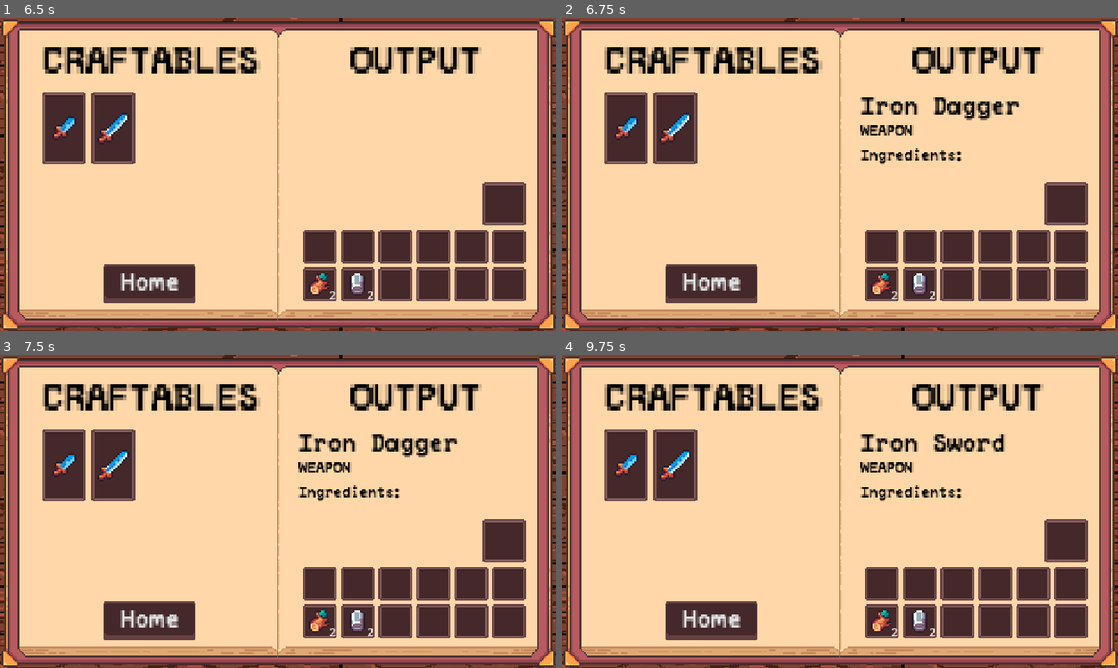
Above: before the commit, frames 1-4 (two rows, left to right).
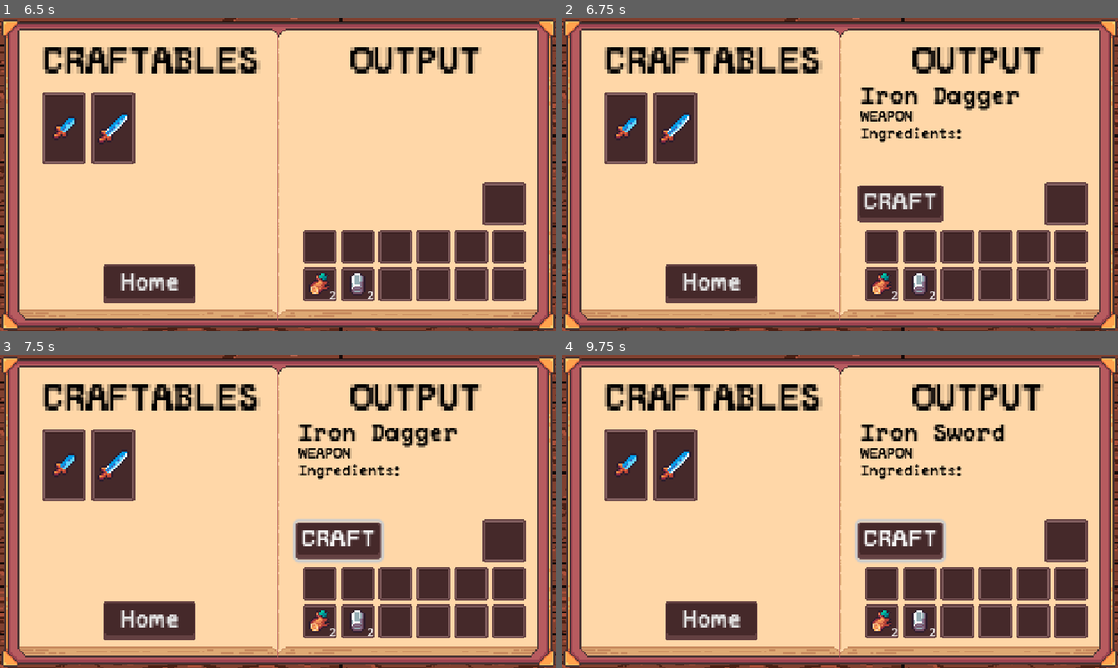
Above: after the commit, the same moments.

Repository: Blortlett/GodotIdle
Game: Godot game, scene res://Scenes/GuiNode.tscn
The game is run twice, just before and just after one commit, with the same random seed, the same clock (stepped at 60 frames per second) and the same inputs.
Inputs (mouse positions are in pixels of both pictures, inside the frame that each line leads up to):
- Up to frame 1 (6.5 s): click "Craft" at 0.5 s; click "Home" at 1.25 s; click "Store" at 2 s; click "Home" at 2.75 s; click "Explore" at 3.5 s; click "Sunny Meadow" at 4.25 s; click "Home" at 5 s; click "Craft" at 5.75 s
- Up to frame 2 (6.75 s): tap Enter at 6.5 s; drag from (623, 127) to (895, 105) at 6.52 s
- Up to frame 3 (7.5 s): click (339, 539) at 7.25 s, where only the run after the commit has a clickable "CRAFT"
- Up to frame 4 (9.75 s): click (901, 539) at 8 s, where only the run after the commit has a clickable "CRAFT"; click (901, 539) at 8.75 s, where only the run after the commit has a clickable "CRAFT"; tap Space at 9.5 s; drag from (673, 464) to (812, 574) at 9.52 s

Frame 1 is identical in both runs. In frame 2, 4.4% of the frame differs, in the area x 53-83%, y 22-66%; in frame 3, 4.8%, in the area x 52-83%, y 22-67%; in frame 4, 4.6%.

Commit message:
Added craft button and aligned CraftUI

Diff:
--- a/UI/ButtonUI/nButtonUI.tscn
+++ b/UI/ButtonUI/nButtonUI.tscn
@@ -1,13 +1,10 @@
-[gd_scene load_steps=5 format=3 uid="uid://cw6wtuw8h4nqc"]
+[gd_scene load_steps=4 format=3 uid="uid://cw6wtuw8h4nqc"]
 
 [ext_resource type="Texture2D" uid="uid://kqhn0hwcpnid" path="res://Art/TravelBookUI/AnimatedSprites/Button/UI_TravelBook_Button01a_4.png" id="1_ixhkc"]
 [ext_resource type="FontFile" uid="uid://bhkd6t2hvac7k" path="res://Art/Fonts/PeaberryBase.ttf" id="2_6hh5t"]
 
 [sub_resource type="Theme" id="Theme_ixhkc"]
 default_font = ExtResource("2_6hh5t")
-
-[sub_resource type="LabelSettings" id="LabelSettings_4moh0"]
-font = ExtResource("2_6hh5t")
 
 [node name="Button" type="Button"]
 texture_filter = 1
@@ -40,17 +37,3 @@
 patch_margin_top = 5
 patch_margin_right = 5
 patch_margin_bottom = 5
-
-[node name="Label" type="Label" parent="."]
-visible = false
-texture_filter = 1
-layout_mode = 1
-anchors_preset = 15
-anchor_right = 1.0
-anchor_bottom = 1.0
-grow_horizontal = 2
-grow_vertical = 2
-text = "Sunny Meadow"
-label_settings = SubResource("LabelSettings_4moh0")
-horizontal_alignment = 1
-vertical_alignment = 1
--- a/UI/CraftMenuUI/CraftingDescription/nCraftOutputDescription.tscn
+++ b/UI/CraftMenuUI/CraftingDescription/nCraftOutputDescription.tscn
@@ -1,13 +1,14 @@
-[gd_scene load_steps=4 format=3 uid="uid://dvd6owu6i6fba"]
+[gd_scene load_steps=5 format=3 uid="uid://dvd6owu6i6fba"]
 
 [ext_resource type="Script" uid="uid://njufs3jbecf5" path="res://UI/CraftMenuUI/CraftingDescription/scrCraftOutputDescription.gd" id="1_6snh3"]
 [ext_resource type="FontFile" uid="uid://n84lclh7eapu" path="res://Art/Fonts/PeaberryMono.ttf" id="1_taju7"]
+[ext_resource type="PackedScene" uid="uid://cw6wtuw8h4nqc" path="res://UI/ButtonUI/nButtonUI.tscn" id="3_ba84n"]
 
 [sub_resource type="LabelSettings" id="LabelSettings_iqy81"]
 font = ExtResource("1_taju7")
 font_color = Color(0.00327214, 0.00387555, 0.00170103, 1)
 
-[node name="CraftOutputDescription" type="Control" node_paths=PackedStringArray("mItemNameLabel", "mItemTypeLabel", "mIngredientsParent")]
+[node name="CraftOutputDescription" type="Control" node_paths=PackedStringArray("mItemNameLabel", "mItemTypeLabel", "mIngredientsParent", "mCraftButton")]
 layout_mode = 3
 anchors_preset = 15
 anchor_right = 1.0
@@ -19,6 +20,7 @@
 mItemNameLabel = NodePath("ItemName")
 mItemTypeLabel = NodePath("ItemType")
 mIngredientsParent = NodePath("IngredientsContainer")
+mCraftButton = NodePath("CraftButton")
 
 [node name="ItemName" type="Label" parent="."]
 texture_filter = 1
@@ -27,9 +29,9 @@
 anchor_left = 1.0
 anchor_right = 1.0
 offset_left = -177.0
-offset_top = 50.0
+offset_top = 43.0
 offset_right = -67.0
-offset_bottom = 73.0
+offset_bottom = 66.0
 grow_horizontal = 0
 text = "[Item_Name]"
 label_settings = SubResource("LabelSettings_iqy81")
@@ -42,9 +44,9 @@
 anchor_left = 1.0
 anchor_right = 1.0
 offset_left = -177.0
-offset_top = 71.0
+offset_top = 61.0
 offset_right = -67.0
-offset_bottom = 94.0
+offset_bottom = 84.0
 grow_horizontal = 0
 scale = Vector2(0.6, 0.6)
 text = "[Item_Desc]"
@@ -58,9 +60,9 @@
 anchor_left = 1.0
 anchor_right = 1.0
 offset_left = -177.0
-offset_top = 89.0
+offset_top = 74.0
 offset_right = -57.0
-offset_bottom = 105.0
+offset_bottom = 90.0
 grow_horizontal = 0
 scale = Vector2(0.6, 0.6)
 text = "Ingredients:"
@@ -69,5 +71,21 @@
 
 [node name="IngredientsContainer" type="GridContainer" parent="."]
 layout_mode = 0
-offset_right = 40.0
-offset_bottom = 40.0
+offset_left = 975.0
+offset_top = 84.0
+offset_right = 1015.0
+offset_bottom = 124.0
+
+[node name="CraftButton" parent="." instance=ExtResource("3_ba84n")]
+layout_mode = 1
+anchors_preset = 1
+anchor_left = 1.0
+anchor_top = 0.0
+anchor_right = 1.0
+anchor_bottom = 0.0
+offset_left = -179.0
+offset_top = 114.0
+offset_right = -55.0
+offset_bottom = 141.0
+grow_horizontal = 0
+grow_vertical = 1
--- a/UI/CraftMenuUI/CraftingDescription/scrCraftOutputDescription.gd
+++ b/UI/CraftMenuUI/CraftingDescription/scrCraftOutputDescription.gd
@@ -2,9 +2,12 @@
 @export var mItemNameLabel: Label
 @export var mItemTypeLabel: Label
 @export var mIngredientsParent: GridContainer
+@export var mCraftButton: Button
 
 func _ready() -> void:
 	self.visible = false
+	mCraftButton.text = "CRAFT"
+	mCraftButton.size = Vector2.ZERO
 
 func SetDescription(_recipe: Recipe):
 	mItemNameLabel.text = _recipe.Products[0].Item.name
